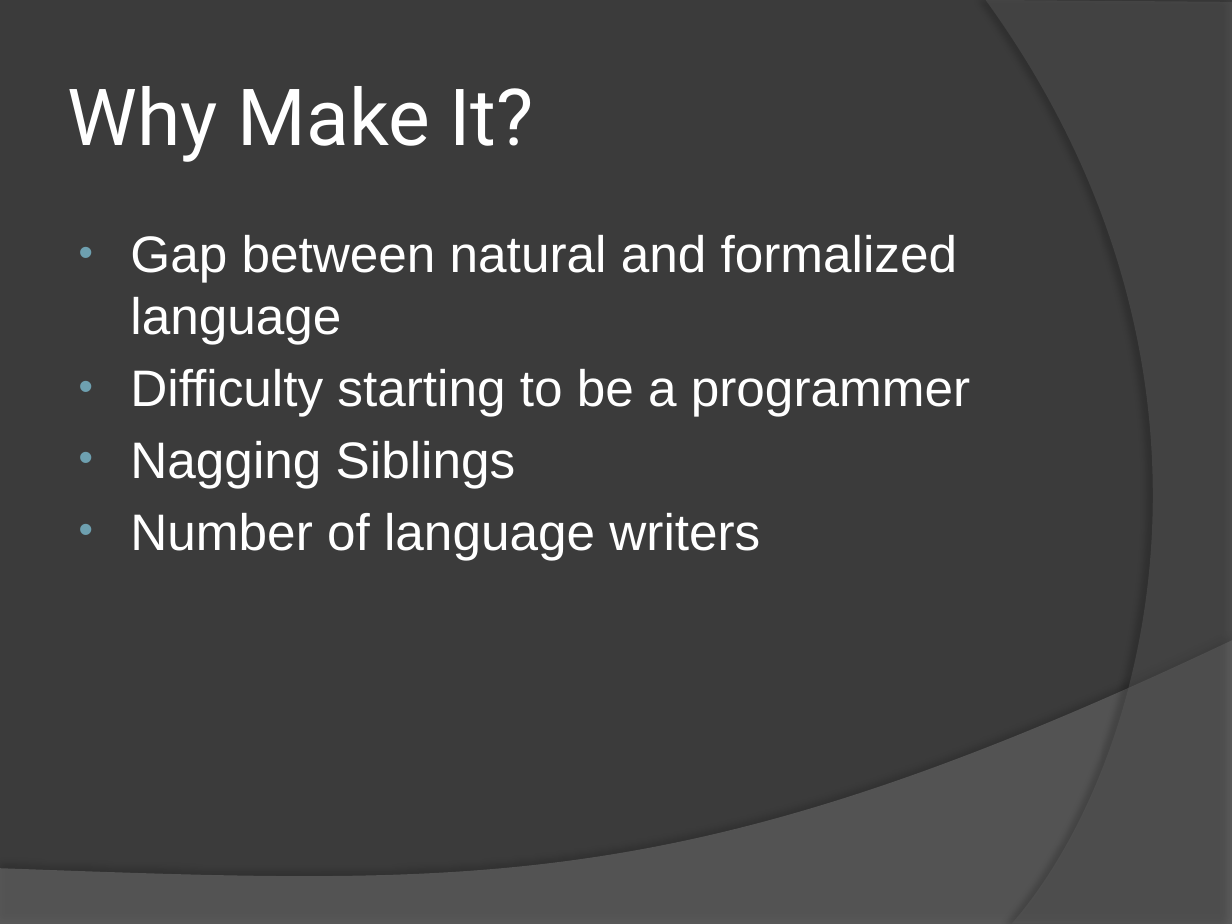
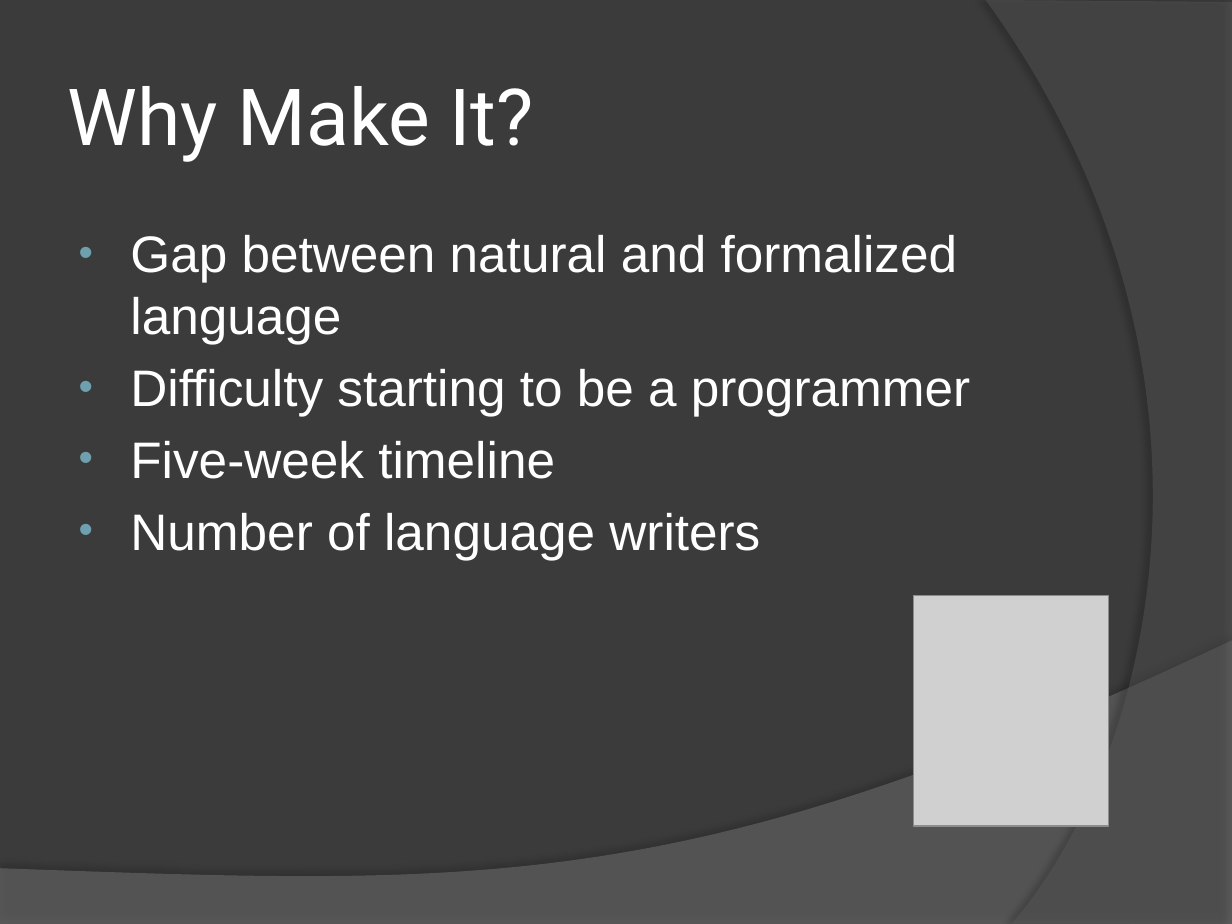
Before and after one commit to wmatson/fluentc, a slide deck: slide 2 of MatsonW_FluentC.pptx. Drawn at 1232x924 pixels with LibreOffice and Linux fonts; fonts in the diff are those of the drawing; grey boxes stand for pictures. Boxes give left, top, right and bottom in pixels: in the first picture for what was removed or moved away, otherwise in the second. Text is boxed around its words. In the diff, an @@ line names an element or a change of style, - is before the commit and + after.

```diff
--- a/MatsonW_FluentC.pptx
+++ b/MatsonW_FluentC.pptx
@@ text at box(130, 441, 555, 479): text changed @@
-• Nagging Siblings
+• Five-week timeline
@@ picture added at box(914, 595, 1109, 825) @@
```
Also in this commit, not shown: 3 other slides changed, 1 slide removed, 3 other files.
